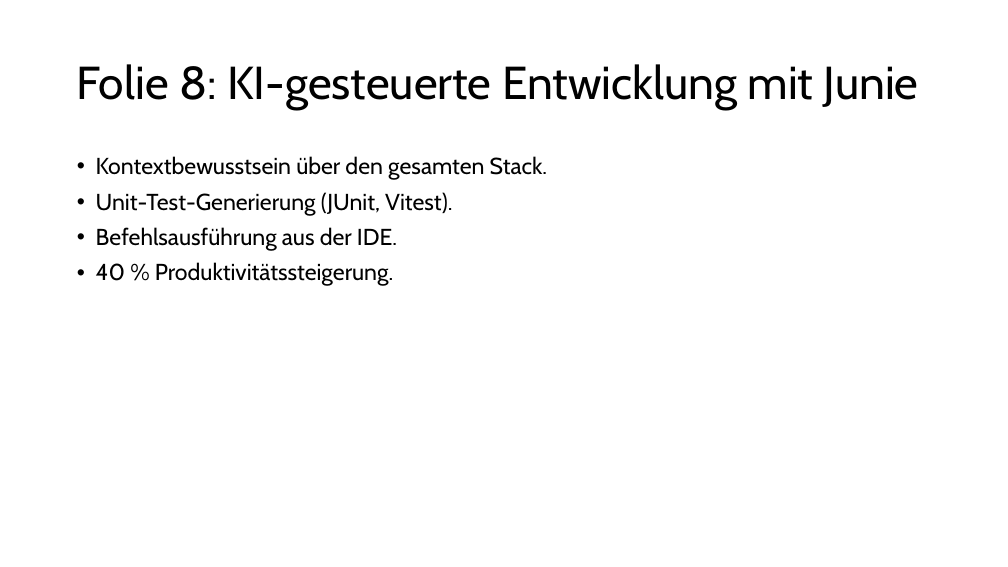
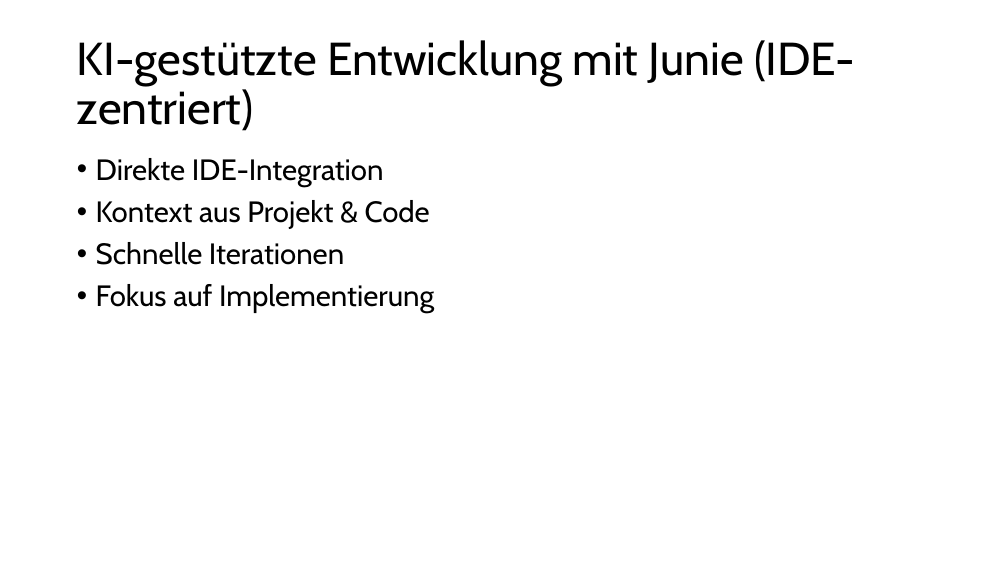
Before and after one commit to JuergGood/angularai, a slide deck: slide 10 of doc/ai/presentation/generated/SoftwareDevelopmentWithAI.pptx. Drawn at 1008x567 pixels with LibreOffice and Linux fonts; fonts in the diff are those of the drawing. Boxes give left, top, right and bottom in pixels: in the first picture for what was removed or moved away, otherwise in the second. Text is boxed around its words. In the diff, an @@ line names an element or a change of style, - is before the commit and + after.

```diff
--- a/doc/ai/presentation/generated/SoftwareDevelopmentWithAI.pptx
+++ b/doc/ai/presentation/generated/SoftwareDevelopmentWithAI.pptx
@@ title at [77,40,855,131]: text changed @@
-Folie 8: KI-gesteuerte Entwicklung mit Junie
+KI-gestützte Entwicklung mit Junie (IDE-zentriert)
@@ text at [96,158,434,314]: text changed; size 22 to 28 pt @@
-• Kontextbewusstsein über den gesamten Stack.
-• Unit-Test-Generierung (JUnit, Vitest).
-• Befehlsausführung aus der IDE.
-• 40 % Produktivitätssteigerung.
+• Direkte IDE-Integration
+• Kontext aus Projekt & Code
+• Schnelle Iterationen
+• Fokus auf Implementierung
```
Also in this commit, not shown: 12 slides added, 12 slides removed, 4 other files.
